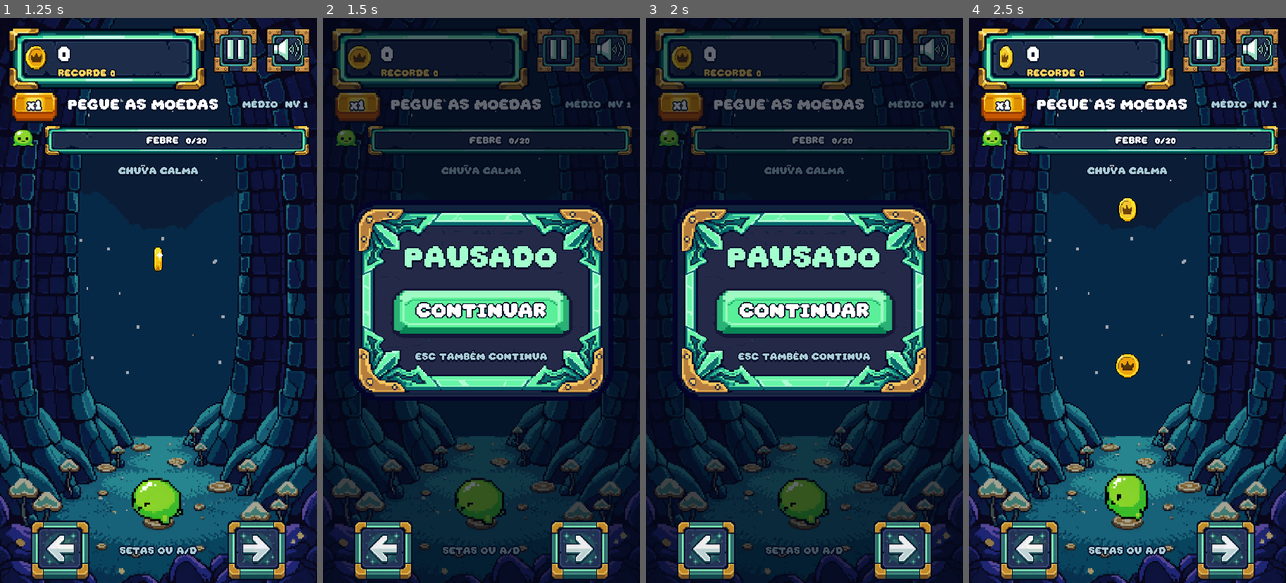
Above: before the commit, frames 1-4 (left to right).
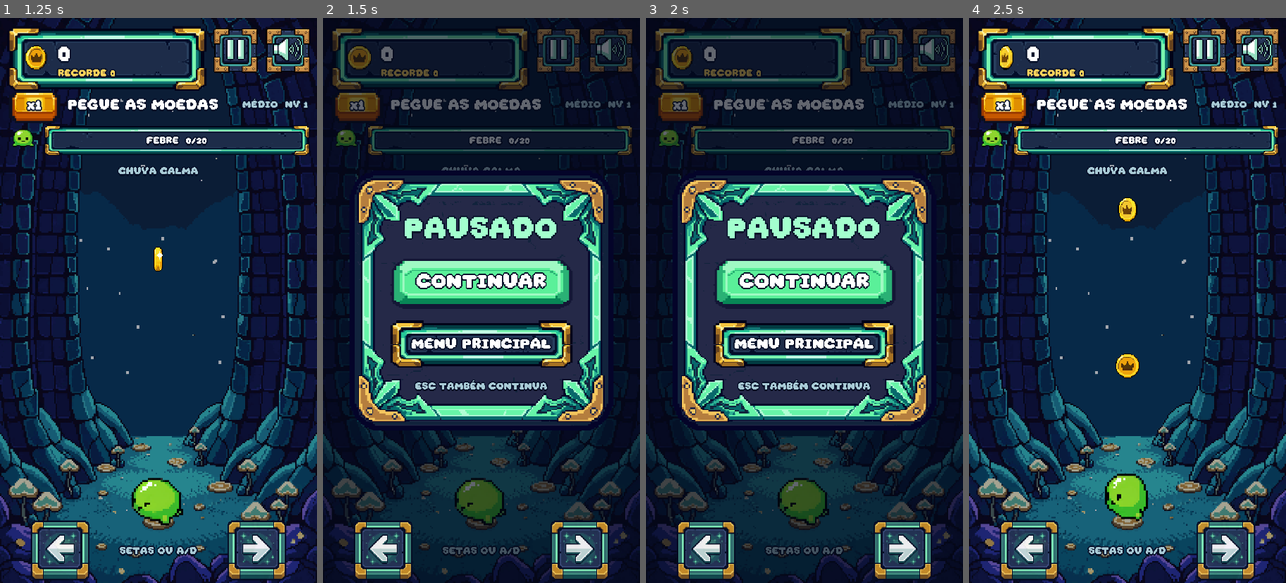
Above: after the commit, the same moments.

Repository: Blucas157/Blucas157
Game: Godot game, scene res://Assets/Cenas/main.tscn
Two runs of this game, one before a commit and one after it. Both use one fixed random seed, a clock stepped at 60 frames per second and the inputs below.
Inputs (mouse positions are in pixels of both pictures, inside the frame that each line leads up to):
- Up to frame 1 (1.25 s): click "JOGAR" at 0.5 s
- Up to frame 2 (1.5 s): click (557, 51) at 1.25 s
- Up to frame 3 (2 s): no input
- Up to frame 4 (2.5 s): click "CONTINUAR" at 2 s

Frame 1 is identical in both runs. In frame 2, 25% of the frame differs, in the area x 8-92%, y 27-73%; in frame 3, 25%; in frame 4, nothing differs.

Commit message:
Add main menu buttons and remove unused assets
Pause and result screens get a MENU PRINCIPAL button that clears the run
and reopens the menu (an abandoned run does not set a record). Removes
unreferenced art (original_art_*, untitled (1), rotations/), the orphan
item.tscn, and the hidden legacy background, floor and score nodes.

Co-Authored-By: Claude Opus 5.5 <noreply@anthropic.com>
Claude-Session: https://claude.ai/code/session_01KEKrXibY9Ro1FZaHJoap7i

Diff:
--- a/slime-fever/Assets/Cenas/item.tscn
+++ /dev/null
@@ -1,14 +0,0 @@
-[gd_scene format=3 uid="uid://dgysfg3rrbij5"]
-
-[ext_resource type="Script" path="res://Assets/Scripts/FallingItem.gd" id="1_8vmc3"]
-
-[sub_resource type="CircleShape2D" id="CircleShape2D_fijet"]
-
-[node name="Item" type="Area2D" unique_id=365024249]
-script = ExtResource("1_8vmc3")
-is_bomb = true
-
-[node name="Sprite2D" type="Sprite2D" parent="." unique_id=907373156]
-
-[node name="CollisionShape2D" type="CollisionShape2D" parent="." unique_id=1426326045]
-shape = SubResource("CircleShape2D_fijet")
--- a/slime-fever/Assets/Cenas/main.tscn
+++ b/slime-fever/Assets/Cenas/main.tscn
@@ -1,7 +1,5 @@
 [gd_scene format=3 uid="uid://dq0514nnguyty"]
 
-[ext_resource type="Texture2D" path="res://Assets/untitled (1).png" id="1_38v46"]
-[ext_resource type="Texture2D" path="res://Assets/original_art_2.png" id="2_38v46"]
 [ext_resource type="Script" path="res://Assets/Scripts/player.gd" id="3_38v46"]
 [ext_resource type="Texture2D" path="res://Assets/animations/slime_idle/south/frame_000.png" id="4_p6abg"]
 [ext_resource type="Texture2D" path="res://Assets/animations/slime_idle/south/frame_001.png" id="5_2gu1r"]
@@ -95,24 +93,6 @@
 [node name="Cenario_Background" type="CanvasLayer" parent="." unique_id=678655187]
 layer = -1
 
-[node name="Fundo_Parede" type="TextureRect" parent="Cenario_Background" unique_id=1719868507]
-anchors_preset = 15
-anchor_right = 1.0
-anchor_bottom = 1.0
-offset_left = -693.0
-offset_top = -1315.0
-offset_right = -571.095
-offset_bottom = -1240.7139
-grow_horizontal = 2
-grow_vertical = 2
-scale = Vector2(2.1, 2.1)
-texture = ExtResource("1_38v46")
-
-[node name="Chao_Visual" type="Sprite2D" parent="." unique_id=1991276153]
-position = Vector2(540, 1738)
-scale = Vector2(18, 12)
-texture = ExtResource("2_38v46")
-
 [node name="Player" type="Area2D" parent="." unique_id=1780505255]
 position = Vector2(540, 1640)
 scale = Vector2(7, 7)
@@ -140,14 +120,6 @@
 
 [node name="HUD" type="CanvasLayer" parent="." unique_id=217270002]
 
-[node name="ScoreLabel" type="Label" parent="HUD" unique_id=1323671920]
-offset_left = 416.0
-offset_top = 100.0
-offset_right = 688.0
-offset_bottom = 199.0
-theme_override_font_sizes/font_size = 72
-text = "Score: 0"
-
 [node name="Camera2D" type="Camera2D" parent="." unique_id=1240859668]
 position = Vector2(544, 978)
 script = ExtResource("22_2gu1r")
--- a/slime-fever/Assets/Scripts/Main.gd
+++ b/slime-fever/Assets/Scripts/Main.gd
@@ -19,6 +19,8 @@
 var sound_button: Button
 var resume_button: Button
 var replay_button: Button
+var menu_button: Button
+var result_menu_button: Button
 var result_panel: Control
 var score_label: Label
 var best_label: Label
@@ -60,8 +62,6 @@
 	$Player.collision_layer = 1
 	$Player.collision_mask = 2
 	$Camera2D.position = Vector2(540, 960)
-	$Chao_Visual.hide()
-	$Cenario_Background/Fundo_Parede.hide()
 	var backdrop := TextureRect.new()
 	backdrop.texture = load("res://Assets/New/cave.png")
 	backdrop.size = Vector2(1080, 1920)
@@ -72,7 +72,6 @@
 	shade.size = Vector2(1080, 1920)
 	shade.mouse_filter = Control.MOUSE_FILTER_IGNORE
 	$Cenario_Background.add_child(shade)
-	$HUD/ScoreLabel.hide()
 	for i in COIN_FRAMES:
 		coin_frames.append(load("res://Assets/moeda/Moeda_%04d.png" % (i + 1)))
 	sound_icon = load("res://Assets/UI/icon_sound.png")
@@ -364,6 +363,8 @@
 		content.add_child(HudKit.label("PAUSADO", 96, HudKit.MINT, HORIZONTAL_ALIGNMENT_CENTER))
 		resume_button = _centered(HudKit.button("CONTINUAR", "primary", Vector2(620, 170), _toggle_pause, 64)) as Button
 		content.add_child(resume_button)
+		menu_button = _centered(HudKit.button("MENU PRINCIPAL", "frame", Vector2(620, 160), _back_to_menu, 48)) as Button
+		content.add_child(menu_button)
 		content.add_child(HudKit.label("ESC TAMBÉM CONTINUA", 32, HudKit.SKY, HORIZONTAL_ALIGNMENT_CENTER))
 
 func _stat(row: HBoxContainer, value: String, caption: String) -> void:
@@ -449,9 +450,23 @@
 		content.add_child(HudKit.label("Progresso só nesta sessão", 32, HudKit.CORAL, HORIZONTAL_ALIGNMENT_CENTER))
 	replay_button = _centered(HudKit.button("JOGAR DE NOVO", "gold", Vector2(680, 160), _restart, 64)) as Button
 	content.add_child(replay_button)
+	result_menu_button = _centered(HudKit.button("MENU PRINCIPAL", "frame", Vector2(680, 160), _back_to_menu, 48)) as Button
+	content.add_child(result_menu_button)
 	replay_button.grab_focus()
 
 func _restart() -> void:
+	_reset_run()
+	_start_game()
+
+## Leaves the current run (paused or finished) and shows the main menu.
+## An unfinished run is abandoned: its score does not count as a record.
+func _back_to_menu() -> void:
+	_reset_run()
+	if not is_instance_valid(menu_panel):
+		_show_menu()
+
+## Clears everything a run leaves behind, without starting a new one.
+func _reset_run() -> void:
 	for audio in sounds:
 		audio.stop()
 		audio.stream = null
@@ -477,7 +492,8 @@
 			node.queue_free()
 	if is_instance_valid(result_panel):
 		result_panel.queue_free()
-	_start_game()
+	if is_instance_valid(pause_panel):
+		pause_panel.queue_free()
 
 func _notification(what: int) -> void:
 	if what == NOTIFICATION_APPLICATION_FOCUS_OUT and is_node_ready() and GameManager.started and not GameManager.ended:
--- a/slime-fever/Tests/verify_flow.gd
+++ b/slime-fever/Tests/verify_flow.gd
@@ -58,5 +58,22 @@
 		check(scene.get_node("Player").sprite.position == Vector2.ZERO, "visual reset")
 	check(get_nodes_in_group("direction_buttons").size() == 2, "no duplicate controls")
 	check(gm.fever_started.get_connections().size() == 3, "no duplicate signal connections")
+	# Back to the main menu from the pause screen and from the result screen.
+	scene._toggle_pause()
+	await tap(scene.menu_button)
+	await process_frame
+	check(not paused and not gm.started and is_instance_valid(scene.menu_panel) and scene.menu_panel.visible, "pause menu button opens main menu")
+	check(not is_instance_valid(scene.pause_panel) or scene.pause_panel.is_queued_for_deletion(), "pause card closed")
+	check(scene.get_children().filter(func(n): return n is Area2D and n != scene.get_node("Player") and not n.is_queued_for_deletion()).is_empty(), "falling items cleared")
+	await tap(scene.play_button)
+	check(gm.started and not gm.ended, "play again from menu")
+	gm.end_game()
+	await create_timer(scene.RESULT_DELAY + 0.2).timeout
+	await tap(scene.result_menu_button)
+	await process_frame
+	check(not gm.started and is_instance_valid(scene.menu_panel) and not is_instance_valid(scene.result_panel), "result menu button opens main menu")
+	await tap(scene.play_button)
+	check(gm.started and gm.score == 0, "new run after result menu")
+	check(get_nodes_in_group("direction_buttons").size() == 2, "no duplicate controls after menu trips")
 	print("FLOW: %d failures; touch GUI, menu, stats, audio and 20 replays" % failures)
 	quit(1 if failures else 0)
--- a/slime-fever/project.godot
+++ b/slime-fever/project.godot
@@ -10,7 +10,7 @@
 
 [application]
 
-config/name="Slime Fever - v0.9"
+config/name="Slime Fever - v0.10"
 run/main_scene="res://Assets/Cenas/main.tscn"
 config/use_custom_user_dir=true
 config/custom_user_dir_name="SlimeFever"
Binary file removed: slime-fever/Assets/original_art_1.png
Binary file removed: slime-fever/Assets/original_art_2.png
Binary file removed: slime-fever/Assets/original_art_3.png
Binary file removed: slime-fever/Assets/original_art_4.png
Binary file removed: slime-fever/Assets/rotations/east.png
Binary file removed: slime-fever/Assets/rotations/north-east.png
Binary file removed: slime-fever/Assets/rotations/north-west.png
Binary file removed: slime-fever/Assets/rotations/north.png
Binary file removed: slime-fever/Assets/rotations/south-east.png
Binary file removed: slime-fever/Assets/rotations/south-west.png
Binary file removed: slime-fever/Assets/rotations/south.png
Binary file removed: slime-fever/Assets/rotations/west.png
(and 5 more such lines)
